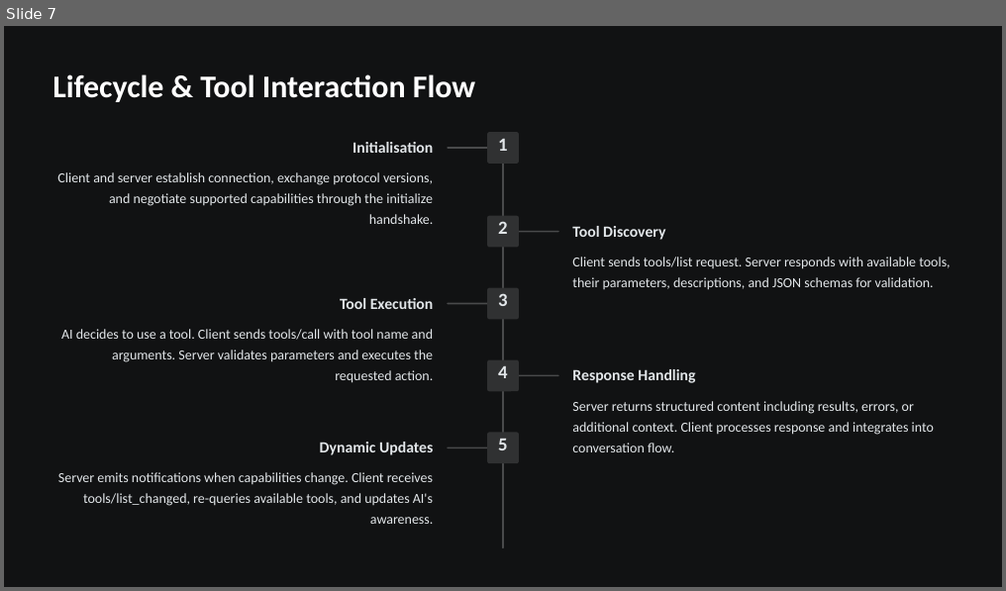
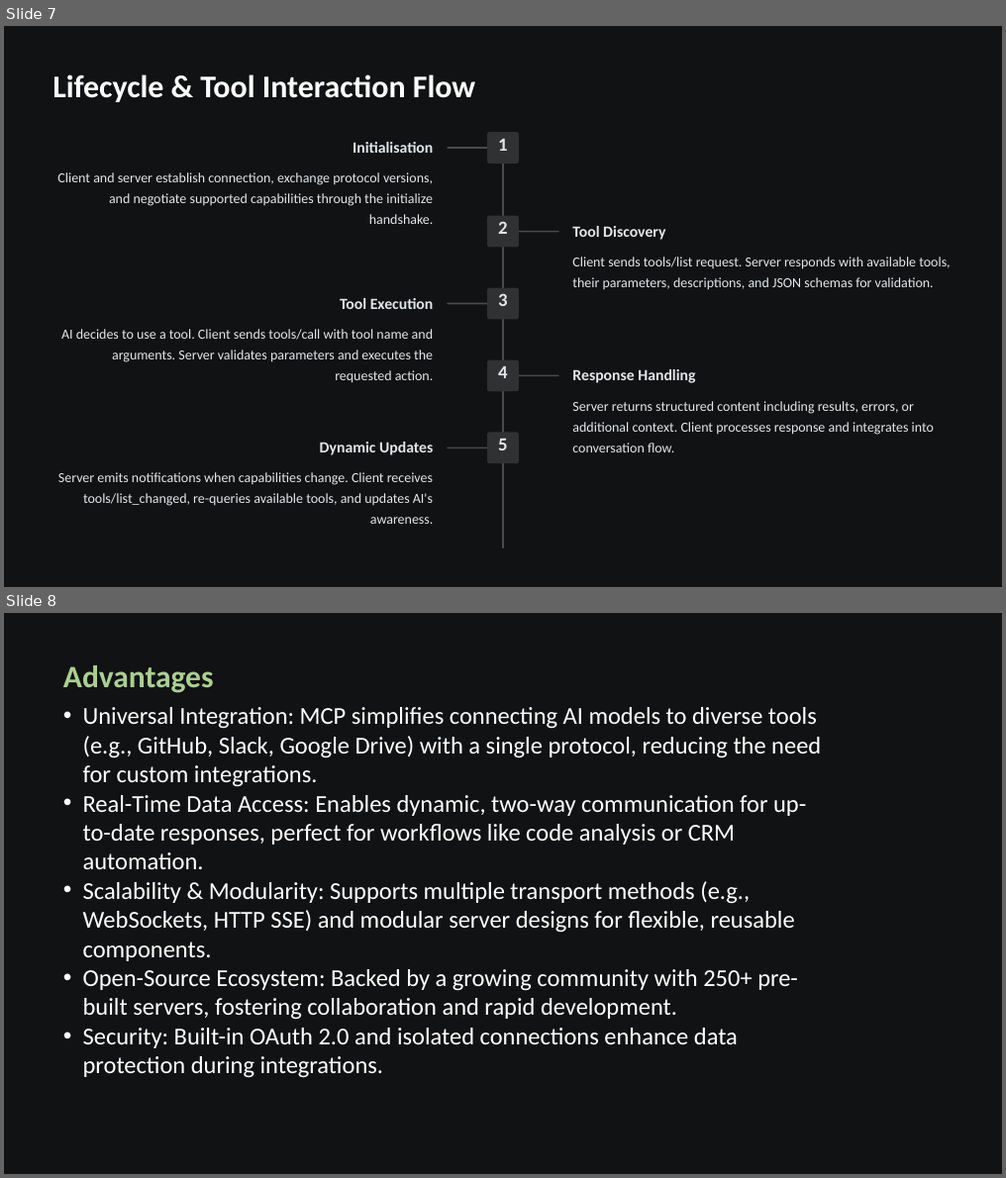
Before and after one commit to makaveli006/mcp_seminar_ppt, a slide deck: Model-Context-Protocol-MCP.pptx. Shown one above the other, each under a label of ours: slide 7 before the commit, slides 7 and 8 after it. The pictures are 1006x591 and 1006x1178 pixels, drawn with LibreOffice and Linux fonts; fonts in the diff are those of the drawing; background and template pictures are left out. Boxes give left, top, right and bottom in pixels: in the first picture for what was removed or moved away, otherwise in the second. Text is boxed around its words. In the diff, an @@ line names an element or a change of style, - is before the commit and + after.

```diff
--- a/Model-Context-Protocol-MCP.pptx
+++ b/Model-Context-Protocol-MCP.pptx
@@ slide 8 added at (x1=4, y1=613, x2=1002, y2=1174), background #FFFFFF; not listed: 1 template element that a slide beside it also shows @@
@@ text added at (x1=63, y1=665, x2=214, y2=693), 36 pt, text #A9D18E, bold @@
+Advantages
@@ text added at (x1=83, y1=707, x2=821, y2=1078), 28 pt, text #FFFFFF @@
+• Universal Integration: MCP simplifies connecting AI models to diverse tools (e.g., GitHub, Slack, Google Drive) with a single protocol, reducing the need for custom integrations.
+• Real-Time Data Access: Enables dynamic, two-way communication for up-to-date responses, perfect for workflows like code analysis or CRM automation.
+• Scalability & Modularity: Supports multiple transport methods (e.g., WebSockets, HTTP SSE) and modular server designs for flexible, reusable components.
+• Open-Source Ecosystem: Backed by a growing community with 250+ pre-built servers, fostering collaboration and rapid development.
+• Security: Built-in OAuth 2.0 and isolated connections enhance data protection during integrations.
```
Also in this commit, not shown: 1 other slide added, 3 slides removed.
